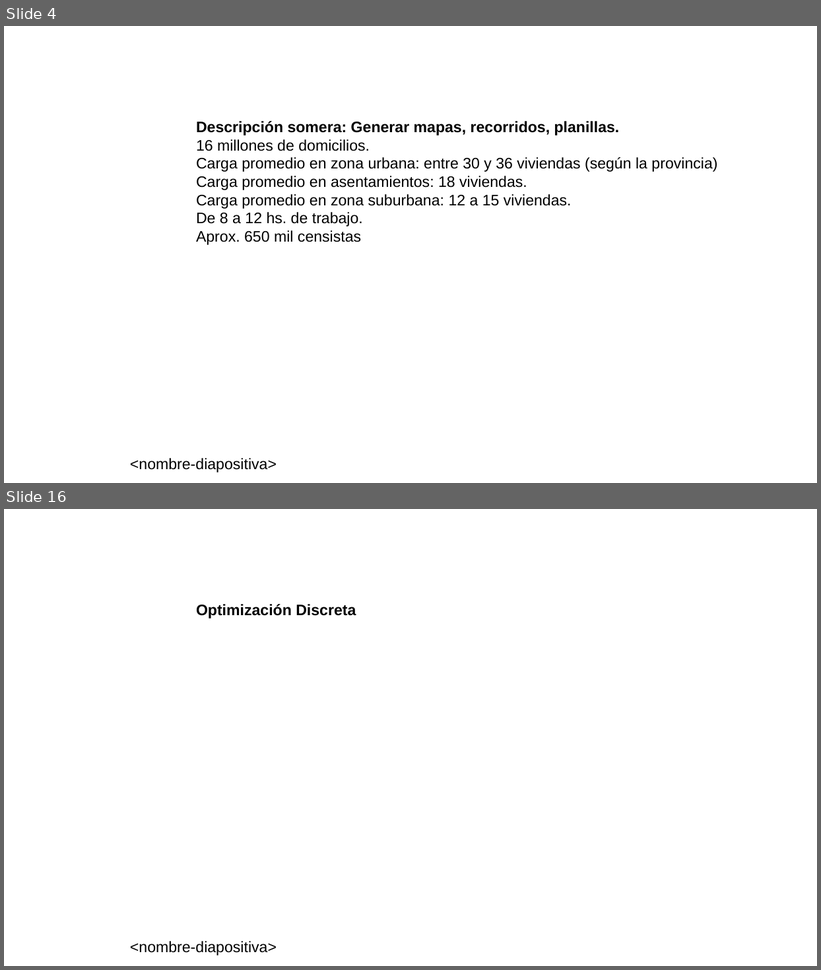
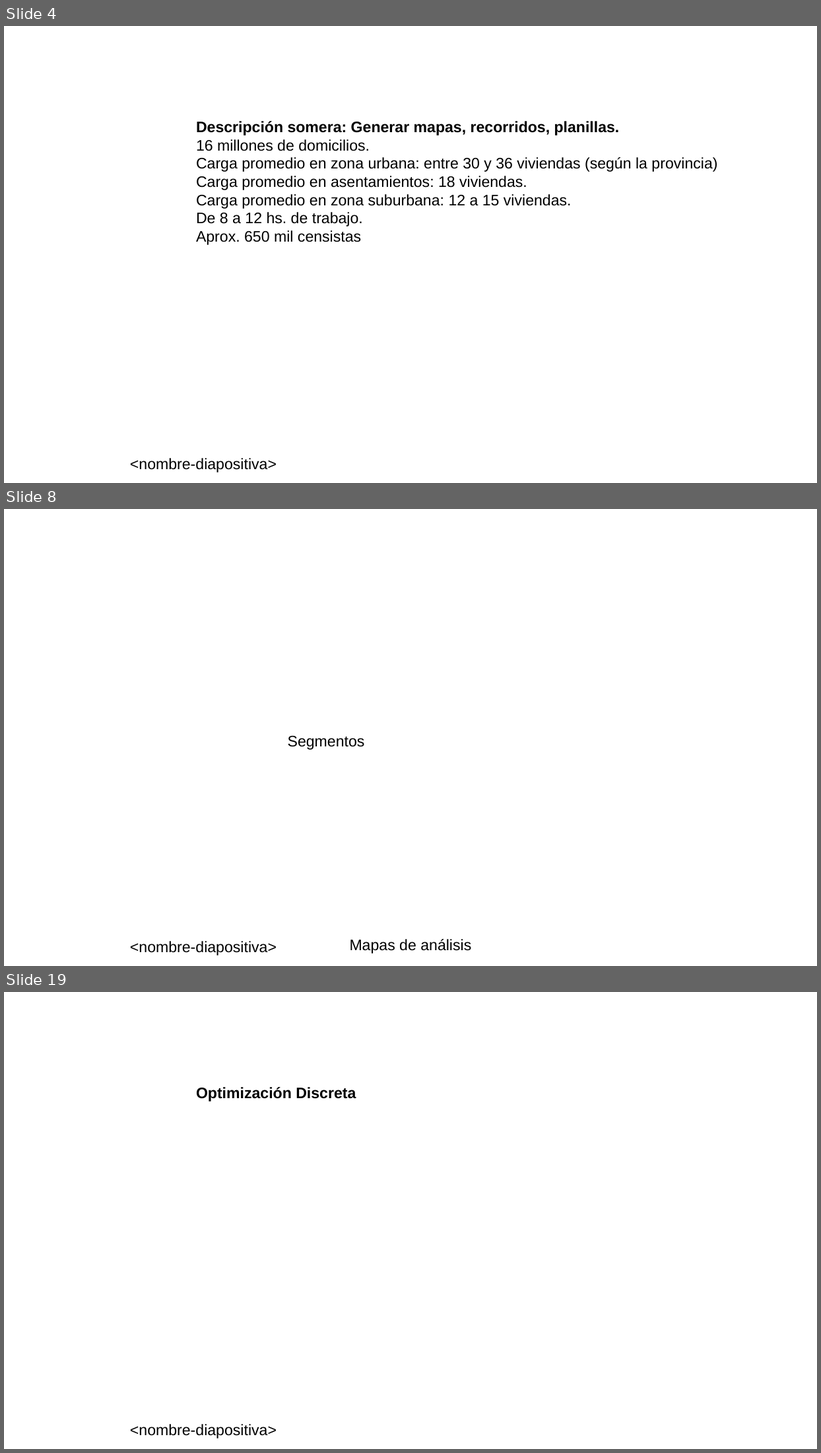
Before and after one commit to neptuso/Charlas, a slide deck: IDERA/segmentos.censo2022.pptx. Shown one above the other, each under a label of ours: slides 4 and 16 before the commit, slides 4, 8 and 19 after it; the slides between them are not shown. The pictures are 821x970 and 821x1453 pixels, drawn with LibreOffice and Linux fonts; fonts in the diff are those of the drawing; background and template pictures are left out. Boxes give left, top, right and bottom in pixels: in the first picture for what was removed or moved away, otherwise in the second. Text is boxed around its words. In the diff, an @@ line names an element or a change of style, - is before the commit and + after.

```diff
--- a/IDERA/segmentos.censo2022.pptx
+++ b/IDERA/segmentos.censo2022.pptx
@@ slide 8 added at [4, 509, 817, 966], background picture (left out); not listed: 1 template element that a slide beside it also shows @@
@@ title added at [288, 736, 365, 750], 18 pt, text #000000 @@
+Segmentos
@@ text added at [350, 939, 471, 954], 18 pt, text #000000 @@
+Mapas de análisis
@@ what was slide 16 is now slide 19 @@
```
Also in this commit, not shown: 6 slides changed, 7 other slides added, 5 slides removed, 2 other files.
